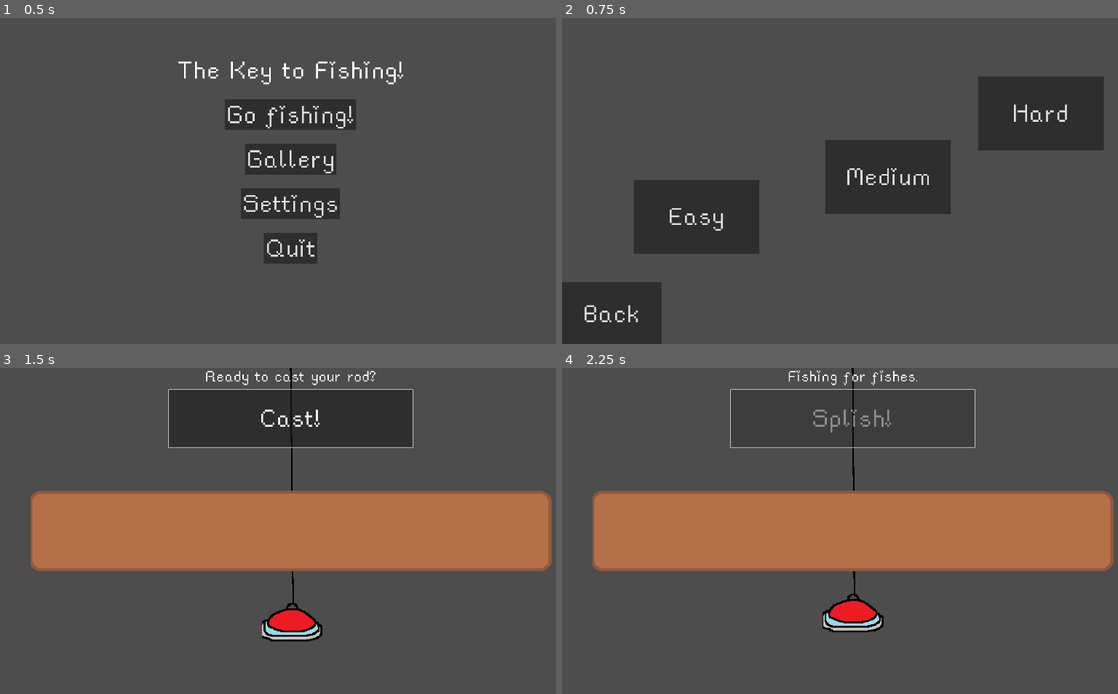
Above: before the commit, frames 1-4 (two rows, left to right).
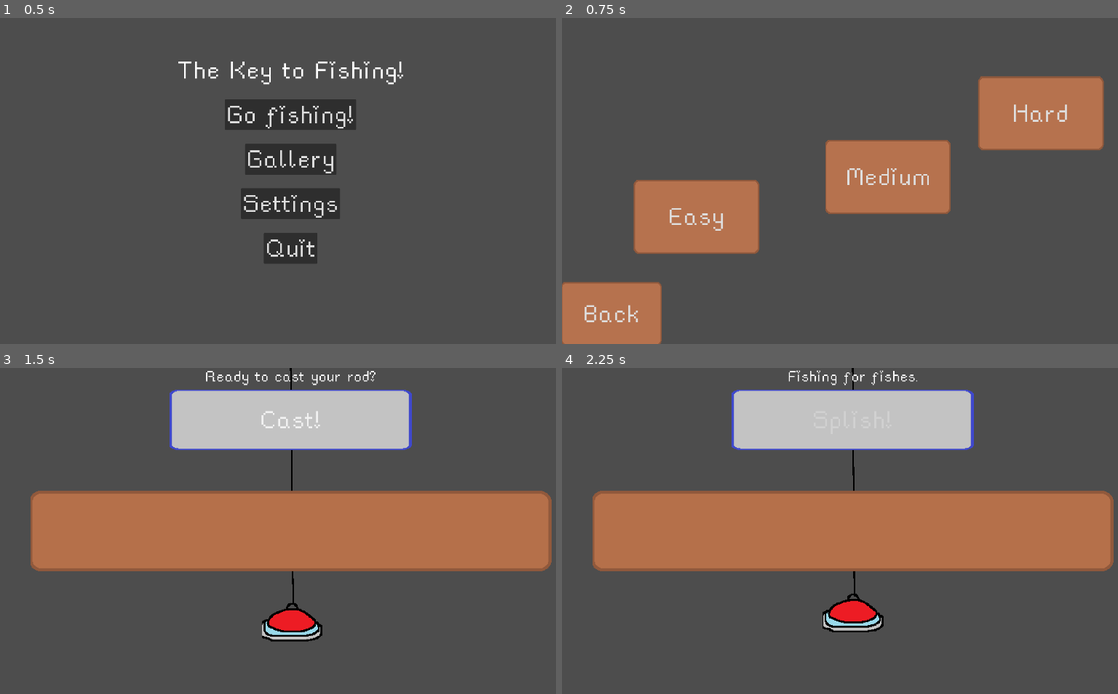
Above: after the commit, the same moments.

Repository: flowerFawn/the-key-to-fishing
Game: Godot game, scene res://scenes/main_menu.tscn
Two runs of this game, one before a commit and one after it. Both use one fixed random seed, a clock stepped at 60 frames per second and the inputs below.
Inputs:
- Up to frame 1 (0.5 s): no input
- Up to frame 2 (0.75 s): click "Go fishing!" at 0.5 s
- Up to frame 3 (1.5 s): click "Medium" at 1.25 s
- Up to frame 4 (2.25 s): click "Cast!" at 2 s

Frame 1 is identical in both runs. In frame 2, 18% of the frame differs, in the area x 0-98%, y 17-100%; in frame 3, 8.2%; in frame 4, 8.2%.

Commit message:
started working on themes and UI, different theme for each difficulty

Diff:
--- /dev/null
+++ b/assets/themes/easy_button.tres
@@ -0,0 +1,6 @@
+[gd_resource type="StyleBoxTexture" load_steps=2 format=3 uid="uid://dfiupufx3ympg"]
+
+[ext_resource type="Texture2D" uid="uid://bef4ii68xji0m" path="res://assets/ui/easy_button.png" id="1_d34i7"]
+
+[resource]
+texture = ExtResource("1_d34i7")
--- /dev/null
+++ b/assets/themes/easy_theme.tres
@@ -0,0 +1,17 @@
+[gd_resource type="Theme" load_steps=3 format=3 uid="uid://b38hgryrud55i"]
+
+[ext_resource type="FontFile" uid="uid://ci6t1x1pubjhm" path="res://assets/rainyhearts.ttf" id="1_3hipe"]
+[ext_resource type="StyleBox" uid="uid://dfiupufx3ympg" path="res://assets/themes/easy_button.tres" id="1_kiykg"]
+
+[resource]
+default_font = ExtResource("1_3hipe")
+Button/font_sizes/font_size = 100
+Button/styles/disabled = ExtResource("1_kiykg")
+Button/styles/focus = ExtResource("1_kiykg")
+Button/styles/hover = ExtResource("1_kiykg")
+Button/styles/normal = ExtResource("1_kiykg")
+Button/styles/pressed = ExtResource("1_kiykg")
+GridContainer/constants/v_separation = 200
+Label/font_sizes/font_size = 60
+LineEdit/font_sizes/font_size = 150
+TextEdit/font_sizes/font_size = 150
--- /dev/null
+++ b/assets/themes/hard_button.tres
@@ -0,0 +1,6 @@
+[gd_resource type="StyleBoxTexture" load_steps=2 format=3 uid="uid://donnoj2y4ofu3"]
+
+[ext_resource type="Texture2D" uid="uid://ctfxrbb8l5pvd" path="res://assets/ui/hard_button.png" id="1_556n3"]
+
+[resource]
+texture = ExtResource("1_556n3")
--- /dev/null
+++ b/assets/themes/hard_theme.tres
@@ -0,0 +1,17 @@
+[gd_resource type="Theme" load_steps=3 format=3 uid="uid://c1b0kismygoju"]
+
+[ext_resource type="StyleBox" uid="uid://donnoj2y4ofu3" path="res://assets/themes/hard_button.tres" id="1_hmrcc"]
+[ext_resource type="FontFile" uid="uid://ci6t1x1pubjhm" path="res://assets/rainyhearts.ttf" id="2_t1ggf"]
+
+[resource]
+default_font = ExtResource("2_t1ggf")
+Button/font_sizes/font_size = 100
+Button/styles/disabled = ExtResource("1_hmrcc")
+Button/styles/focus = ExtResource("1_hmrcc")
+Button/styles/hover = ExtResource("1_hmrcc")
+Button/styles/normal = ExtResource("1_hmrcc")
+Button/styles/pressed = ExtResource("1_hmrcc")
+GridContainer/constants/v_separation = 200
+Label/font_sizes/font_size = 60
+LineEdit/font_sizes/font_size = 150
+TextEdit/font_sizes/font_size = 150
--- /dev/null
+++ b/assets/themes/medium_button.tres
@@ -0,0 +1,6 @@
+[gd_resource type="StyleBoxTexture" load_steps=2 format=3 uid="uid://bturanb5f262"]
+
+[ext_resource type="Texture2D" uid="uid://dh8gho6unixnj" path="res://assets/ui/medium_button.png" id="1_w0hig"]
+
+[resource]
+texture = ExtResource("1_w0hig")
--- /dev/null
+++ b/assets/themes/medium_theme.tres
@@ -0,0 +1,17 @@
+[gd_resource type="Theme" load_steps=3 format=3 uid="uid://bemmrl5ab4tsx"]
+
+[ext_resource type="StyleBox" uid="uid://bturanb5f262" path="res://assets/themes/medium_button.tres" id="1_mrufo"]
+[ext_resource type="FontFile" uid="uid://ci6t1x1pubjhm" path="res://assets/rainyhearts.ttf" id="2_ou8jq"]
+
+[resource]
+default_font = ExtResource("2_ou8jq")
+Button/font_sizes/font_size = 100
+Button/styles/disabled = ExtResource("1_mrufo")
+Button/styles/focus = ExtResource("1_mrufo")
+Button/styles/hover = ExtResource("1_mrufo")
+Button/styles/normal = ExtResource("1_mrufo")
+Button/styles/pressed = ExtResource("1_mrufo")
+GridContainer/constants/v_separation = 200
+Label/font_sizes/font_size = 60
+LineEdit/font_sizes/font_size = 150
+TextEdit/font_sizes/font_size = 150
--- a/scenes/default_fish_display.tscn
+++ b/scenes/default_fish_display.tscn
@@ -1,6 +1,6 @@
 [gd_scene load_steps=4 format=3 uid="uid://c868lbl0xgjdb"]
 
-[ext_resource type="Theme" uid="uid://qjmal2ehrfr1" path="res://assets/themes/main_theme.tres" id="1_5edxt"]
+[ext_resource type="Theme" uid="uid://c1b0kismygoju" path="res://assets/themes/hard_theme.tres" id="1_c4aoq"]
 [ext_resource type="Texture2D" uid="uid://d1ack4ko6yihv" path="res://assets/fish_images/placeholder.png" id="1_tswmb"]
 [ext_resource type="Script" path="res://scripts/fish_display.gd" id="2_y38r3"]
 
@@ -16,7 +16,7 @@
 grow_vertical = 2
 size_flags_horizontal = 6
 size_flags_vertical = 4
-theme = ExtResource("1_5edxt")
+theme = ExtResource("1_c4aoq")
 alignment = 1
 script = ExtResource("2_y38r3")
 
--- a/scenes/difficulty_select.tscn
+++ b/scenes/difficulty_select.tscn
@@ -1,7 +1,7 @@
 [gd_scene load_steps=3 format=3 uid="uid://88gyqbanxx7e"]
 
 [ext_resource type="Script" path="res://scripts/difficulty_select.gd" id="1_e1sd6"]
-[ext_resource type="Theme" uid="uid://qjmal2ehrfr1" path="res://assets/themes/main_theme.tres" id="2_c54vk"]
+[ext_resource type="Theme" uid="uid://b38hgryrud55i" path="res://assets/themes/easy_theme.tres" id="2_8sdug"]
 
 [node name="Node2D" type="Node2D"]
 script = ExtResource("1_e1sd6")
@@ -15,7 +15,7 @@
 anchor_bottom = 1.0
 grow_horizontal = 2
 grow_vertical = 2
-theme = ExtResource("2_c54vk")
+theme = ExtResource("2_8sdug")
 metadata/_edit_use_anchors_ = true
 
 [node name="Easy" type="Button" parent="CanvasLayer/Control"]
--- a/scenes/fish_view.tscn
+++ b/scenes/fish_view.tscn
@@ -1,7 +1,7 @@
 [gd_scene load_steps=5 format=3 uid="uid://dcsn1w72ecel1"]
 
 [ext_resource type="Script" path="res://scripts/fish_view.gd" id="1_tpi2d"]
-[ext_resource type="Theme" uid="uid://qjmal2ehrfr1" path="res://assets/themes/main_theme.tres" id="2_01rl1"]
+[ext_resource type="Theme" uid="uid://c1b0kismygoju" path="res://assets/themes/hard_theme.tres" id="2_te6y1"]
 [ext_resource type="Texture2D" uid="uid://d1ack4ko6yihv" path="res://assets/fish_images/placeholder.png" id="3_8bf20"]
 [ext_resource type="Script" path="res://scripts/button_link.gd" id="3_cwf8j"]
 
@@ -17,7 +17,7 @@
 anchor_bottom = 1.0
 grow_horizontal = 2
 grow_vertical = 2
-theme = ExtResource("2_01rl1")
+theme = ExtResource("2_te6y1")
 metadata/_edit_use_anchors_ = true
 
 [node name="Description" type="Label" parent="CanvasLayer/Control"]
--- a/scenes/gallery.tscn
+++ b/scenes/gallery.tscn
@@ -1,6 +1,6 @@
 [gd_scene load_steps=4 format=3 uid="uid://y4rknhaalhw"]
 
-[ext_resource type="Theme" uid="uid://qjmal2ehrfr1" path="res://assets/themes/main_theme.tres" id="1_01q21"]
+[ext_resource type="Theme" uid="uid://c1b0kismygoju" path="res://assets/themes/hard_theme.tres" id="1_ev7ha"]
 [ext_resource type="Script" path="res://scripts/gallery_tab.gd" id="2_07r6k"]
 [ext_resource type="Script" path="res://scripts/button_link.gd" id="3_y8ai4"]
 
@@ -11,7 +11,7 @@
 anchor_bottom = 1.0
 grow_horizontal = 2
 grow_vertical = 2
-theme = ExtResource("1_01q21")
+theme = ExtResource("1_ev7ha")
 
 [node name="TabContainer" type="TabContainer" parent="."]
 layout_mode = 1
--- a/scenes/retry.tscn
+++ b/scenes/retry.tscn
@@ -1,6 +1,6 @@
 [gd_scene load_steps=3 format=3 uid="uid://srdyjy0itmfh"]
 
-[ext_resource type="Theme" uid="uid://qjmal2ehrfr1" path="res://assets/themes/main_theme.tres" id="1_4gmtq"]
+[ext_resource type="Theme" uid="uid://c1b0kismygoju" path="res://assets/themes/hard_theme.tres" id="1_rwgbm"]
 [ext_resource type="Script" path="res://scripts/button_link.gd" id="2_6q5ie"]
 
 [node name="Node2D" type="Node2D"]
@@ -14,7 +14,7 @@
 anchor_bottom = 1.0
 grow_horizontal = 2
 grow_vertical = 2
-theme = ExtResource("1_4gmtq")
+theme = ExtResource("1_rwgbm")
 metadata/_edit_use_anchors_ = true
 
 [node name="Label" type="Label" parent="CanvasLayer/Control"]
--- a/scenes/settings.tscn
+++ b/scenes/settings.tscn
@@ -1,6 +1,6 @@
 [gd_scene load_steps=3 format=3 uid="uid://52a1nk4wpguw"]
 
-[ext_resource type="Theme" uid="uid://qjmal2ehrfr1" path="res://assets/themes/main_theme.tres" id="1_tcbd3"]
+[ext_resource type="Theme" uid="uid://c1b0kismygoju" path="res://assets/themes/hard_theme.tres" id="1_5m75n"]
 [ext_resource type="Script" path="res://scripts/settings.gd" id="2_bjc8q"]
 
 [node name="MainMenu" type="Control"]
@@ -10,7 +10,7 @@
 anchor_bottom = 1.0
 grow_horizontal = 2
 grow_vertical = 2
-theme = ExtResource("1_tcbd3")
+theme = ExtResource("1_5m75n")
 script = ExtResource("2_bjc8q")
 
 [node name="VBoxContainer" type="VBoxContainer" parent="."]
--- a/scenes/typing_scene.tscn
+++ b/scenes/typing_scene.tscn
@@ -6,7 +6,7 @@
 [ext_resource type="Script" path="res://scripts/rich_text_display.gd" id="4_54bab"]
 [ext_resource type="Script" path="res://scripts/fishing_graphics.gd" id="4_o8q2k"]
 [ext_resource type="Texture2D" uid="uid://dvvsvih65qakf" path="res://assets/images/bob.png" id="5_1o12r"]
-[ext_resource type="Texture2D" uid="uid://b5lb8hl1414xi" path="res://assets/ui/inputbox.png" id="5_8d0yy"]
+[ext_resource type="Texture2D" uid="uid://b5lb8hl1414xi" path="res://assets/ui/easy_inputbox.png" id="5_8d0yy"]
 
 [node name="TypingScene" type="Node2D"]
 script = ExtResource("1_4430f")
@@ -24,6 +24,7 @@
 metadata/_edit_use_anchors_ = true
 
 [node name="InputBox" type="LineEdit" parent="CanvasLayer/Control"]
+z_index = 1
 layout_mode = 1
 anchors_preset = -1
 anchor_left = 0.5
@@ -39,6 +40,7 @@
 editable = false
 
 [node name="WordDisplay" type="Label" parent="CanvasLayer/Control"]
+z_index = 1
 layout_mode = 1
 anchors_preset = -1
 anchor_left = 0.5
@@ -54,21 +56,23 @@
 horizontal_alignment = 1
 
 [node name="CastButton" type="Button" parent="CanvasLayer/Control"]
+z_index = 1
 layout_mode = 1
 anchors_preset = -1
 anchor_left = 0.29
 anchor_top = 0.067
 anchor_right = 0.71
 anchor_bottom = 0.244
-offset_left = 0.199951
+offset_left = 3.20001
 offset_top = -0.360001
-offset_right = -0.200073
-offset_bottom = -0.52002
+offset_right = -3.19995
+offset_bottom = 8.48001
 grow_horizontal = 2
 text = "Cast!"
 
 [node name="ToFishView" type="Button" parent="CanvasLayer/Control"]
 visible = false
+z_index = 1
 layout_mode = 1
 anchors_preset = -1
 anchor_left = 0.308
@@ -87,6 +91,7 @@
 
 [node name="ToRetry" type="Button" parent="CanvasLayer/Control"]
 visible = false
+z_index = 1
 layout_mode = 1
 anchors_preset = -1
 anchor_left = 0.308
--- a/scripts/typing_scene.gd
+++ b/scripts/typing_scene.gd
@@ -12,6 +12,7 @@
 var fish_index: int = 0
 var total_length: int = 0
 func _ready() -> void:
+	$CanvasLayer/Control.theme = load("res://assets/themes/%s_theme.tres" % Game.difficulty)
 	var difficulty_times = {"easy":4, "medium":5, "hard":6}
 	$TimeLeft.wait_time = difficulty_times[Game.difficulty]
 	#picks a fish so that it can be used in the view and to determine amount of pulls
Binary file added: assets/ui/easy_button.png
Not shown, added: assets/ui/easy_button.png.import
Renamed: assets/ui/inputbox.png -> assets/ui/easy_inputbox.png
Not shown, added: assets/ui/easy_inputbox.png.import
Binary file added: assets/ui/hard_button.png
Not shown, changed: assets/ui/hard_button.png.import
Binary file added: assets/ui/medium_button.png
Not shown, added: assets/ui/medium_button.png.import
Not shown, added: assets/ui/easy_button.png~
Not shown, added: assets/ui/hard_button.png~
Not shown, added: assets/ui/medium_button.png~
